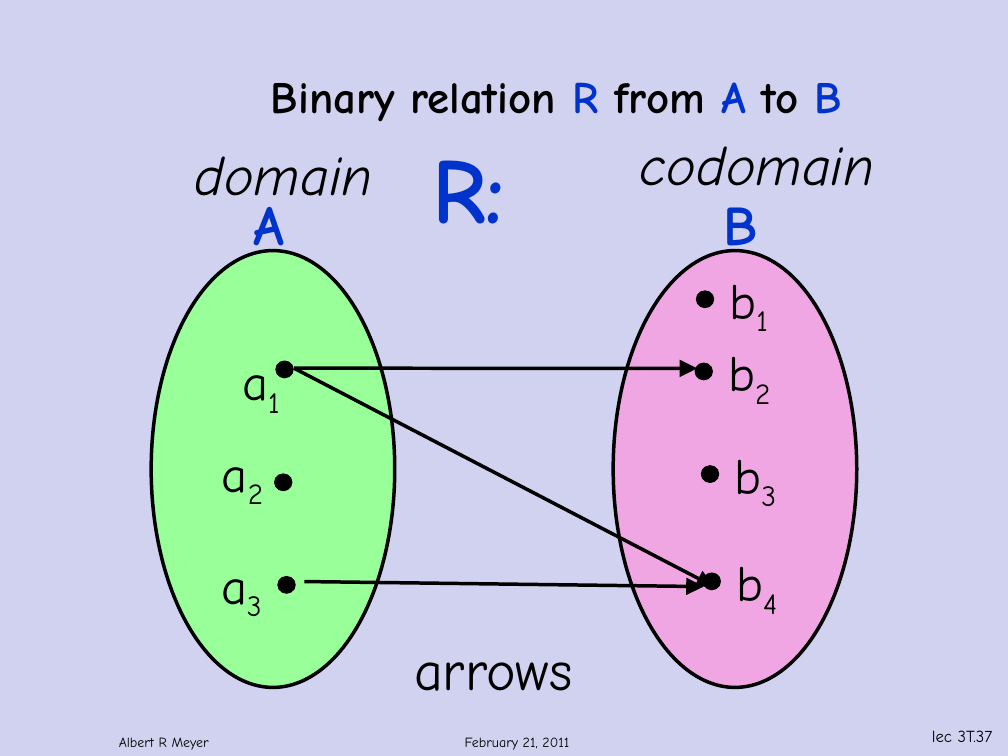
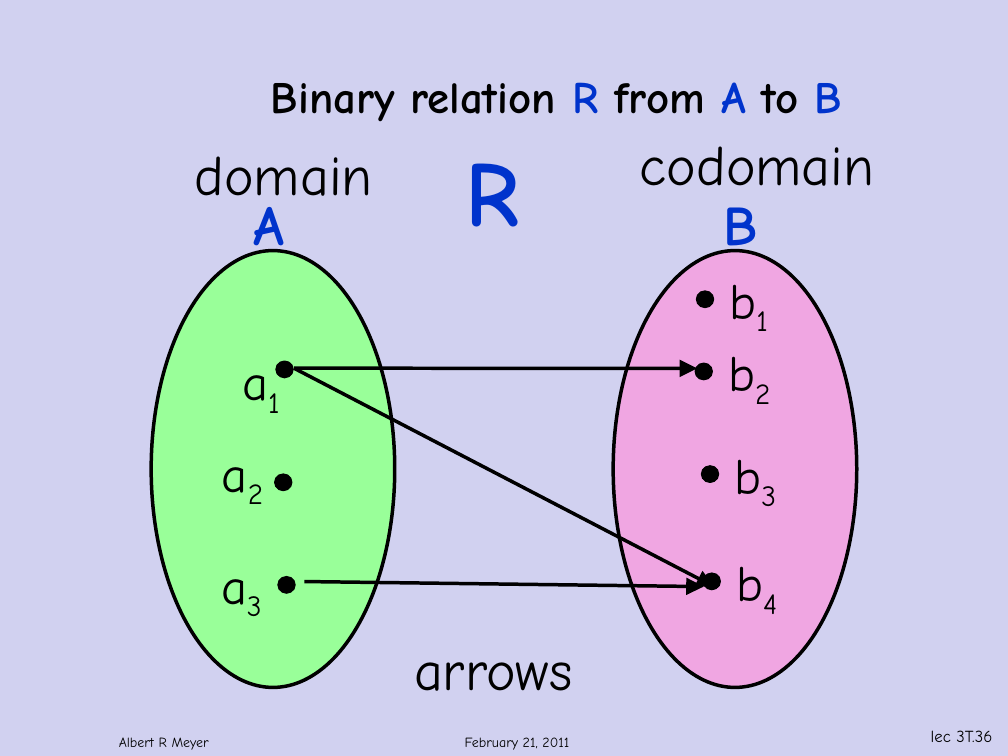
Before and after one commit to armeyer/mcs_web, a slide deck: slide 36 of spring12/slidesS12/relations.pptx (slide 37 before the commit). Drawn at 1008x756 pixels with LibreOffice and Linux fonts; fonts in the diff are those of the drawing; background and template pictures are left out. Boxes give left, top, right and bottom in pixels: in the first picture for what was removed or moved away, otherwise in the second. Text is boxed around its words. In the diff, an @@ line names an element or a change of style, - is before the commit and + after.

```diff
--- a/spring12/slidesS12/relations.pptx
+++ b/spring12/slidesS12/relations.pptx
@@ text "domain" at box(195, 156, 373, 213): italic off @@
@@ text "codomain" at box(640, 146, 875, 186): italic off @@
@@ text at box(466, 163, 520, 227): text changed @@
-R:
+R
@@ page number at box(931, 730, 992, 742): text changed @@
-lec 3T.37
+lec 3T.36
```
Also in this commit, not shown: 25 other slides changed, 16 slides added, 15 slides removed.
